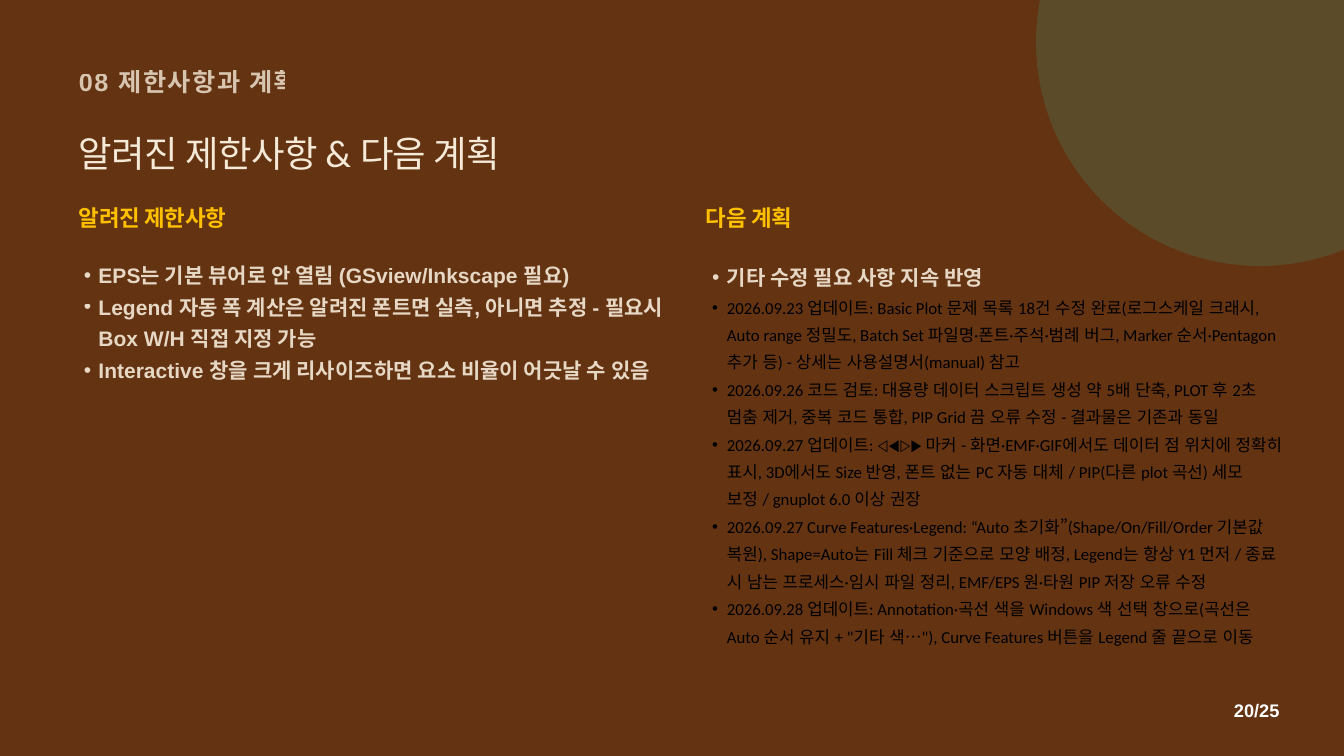
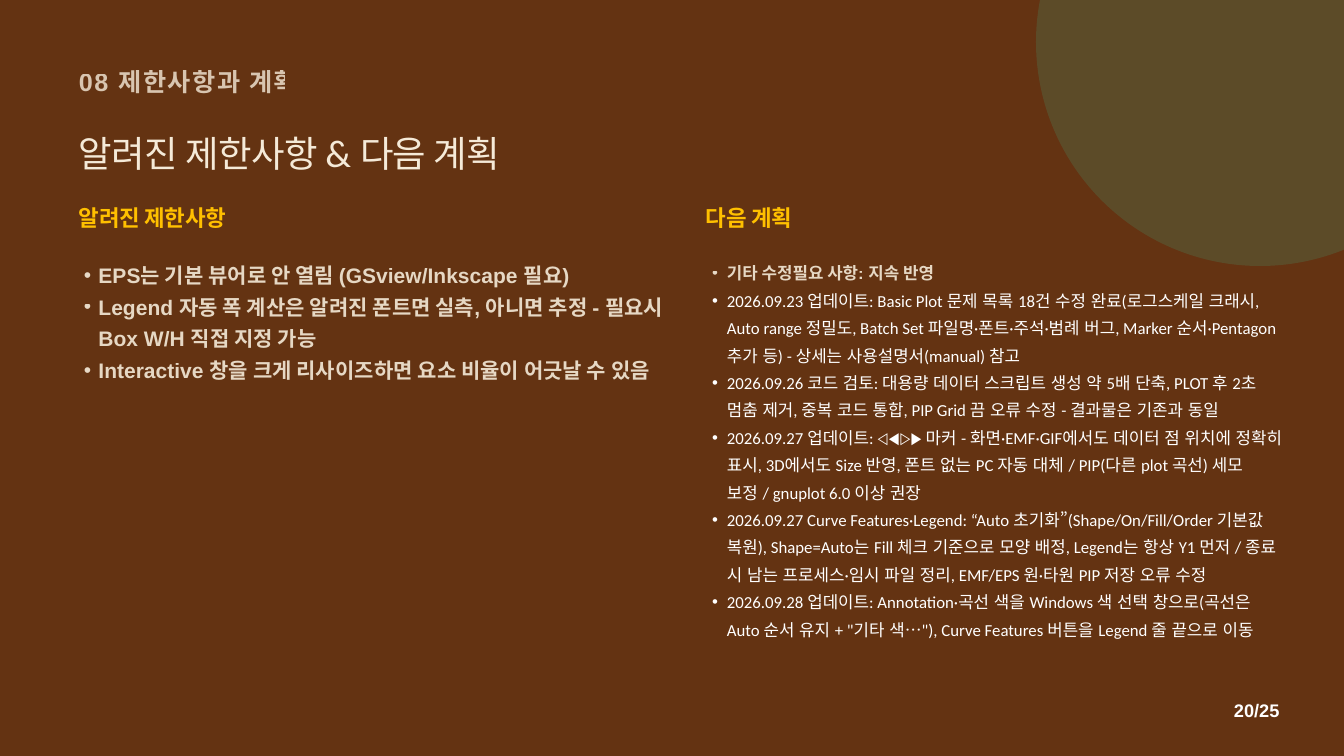
Before and after one commit to CWKIM113/CathPlot_Pub, a slide deck: slide 20 of CathPlot_발표.pptx. Drawn at 1344x756 pixels with LibreOffice and Linux fonts; fonts in the diff are those of the drawing. Boxes give left, top, right and bottom in pixels: in the first picture for what was removed or moved away, otherwise in the second. Text is boxed around its words. In the diff, an @@ line names an element or a change of style, - is before the commit and + after.

```diff
--- a/CathPlot_발표.pptx
+++ b/CathPlot_발표.pptx
@@ text at [727, 265, 934, 281]: text changed; size 22.5 to 18 pt @@
-• 기타 수정 필요 사항 지속 반영
+• 기타 수정필요 사항: 지속 반영
@@ text at [727, 293, 1282, 639]: text colour #000000 to #FFFFFF @@
```
Also in this commit, not shown: 18 other slides changed, 1 other file.
